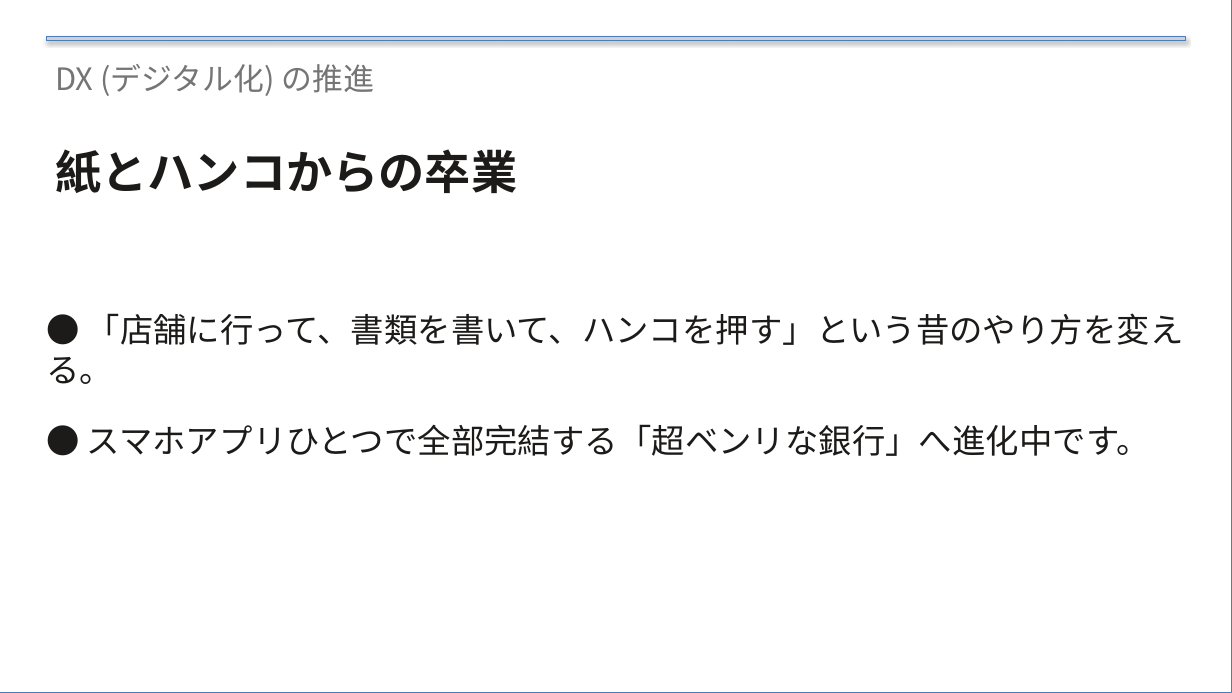
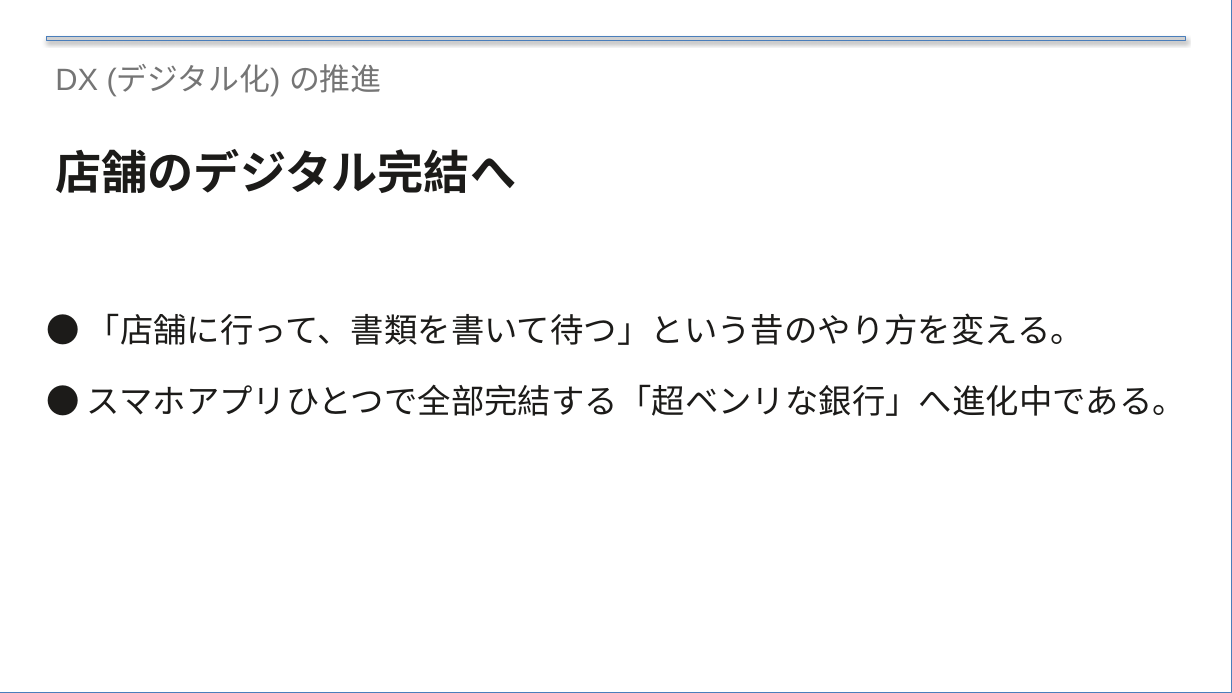
Before and after one commit to xilicrysta/bank-pptx, a slide deck: slide 27 of bank-normal/bank_normal_presentation.pptx (slide 24 before the commit). Drawn at 1232x693 pixels with LibreOffice and Linux fonts; fonts in the diff are those of the drawing. Boxes give left, top, right and bottom in pixels: in the first picture for what was removed or moved away, otherwise in the second. Text is boxed around its words. In the diff, an @@ line names an element or a change of style, - is before the commit and + after.

Commit message:
壁打ちによる内容の大幅修正
chapterのデザイン追加
前半に全体感を凝縮し、後半にかけて新規追加項目

```diff
--- a/bank-normal/bank_normal_presentation.pptx
+++ b/bank-normal/bank_normal_presentation.pptx
@@ text "DX (デジタル化) の推進" at bbox=[55, 64, 381, 96]: font Noto Sans CJK JP to Arial @@
@@ text at bbox=[55, 149, 516, 193]: text changed; font Noto Sans CJK JP to Arial @@
-紙とハンコからの卒業
+店舗のデジタル完結へ
@@ text at bbox=[87, 313, 1186, 416]: text changed; font Noto Sans CJK JP to Arial @@
-● 「店舗に行って、書類を書いて、ハンコを押す」という昔のやり方を変える。
-● スマホアプリひとつで全部完結する「超ベンリな銀行」へ進化中です。
+● 「店舗に行って、書類を書いて待つ」という昔のやり方を変える。
+● スマホアプリひとつで全部完結する「超ベンリな銀行」へ進化中である。
```
Also in this commit, not shown: 21 other slides changed, 8 slides added, 6 slides removed, 4 other files.
